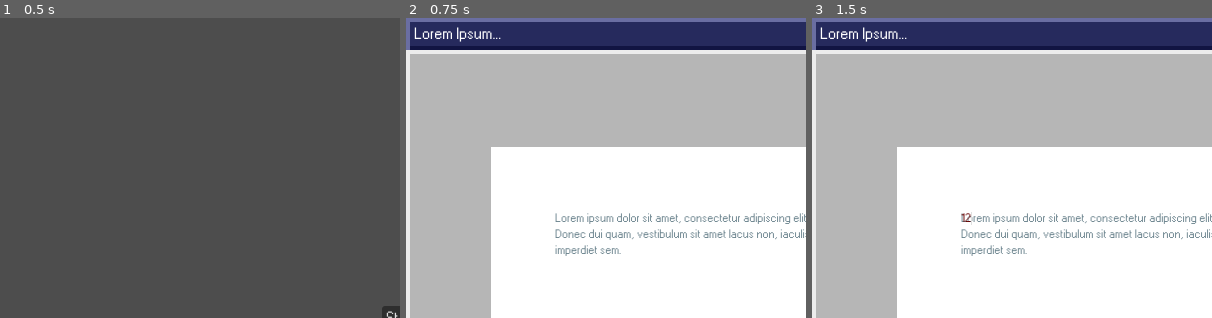
Above: before the commit, frames 1-3 (left to right).
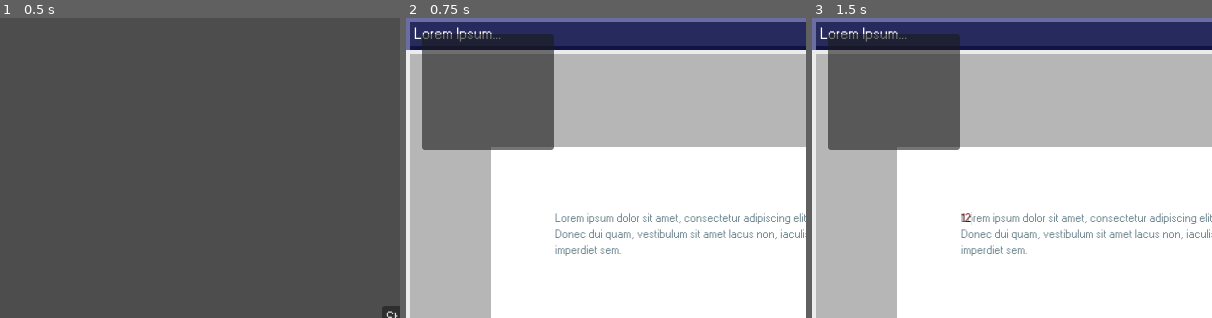
Above: after the commit, the same moments.

Repository: Deeeeelan/gmtk-game-jam-2026
Game: Godot game, scene res://scenes/title_screen.tscn
The game is run twice, just before and just after one commit, with the same random seed, the same clock (stepped at 60 frames per second) and the same inputs. The engine's default icon, where the game draws it, is replaced by a stand-in: a white triangle on a blue panel in a dark square.
Inputs (mouse positions are % of the whole screen's width and height, from its top left):
- Up to frame 1 (0.5 s): no input
- Up to frame 2 (0.75 s): click "Start" at 0.5 s
- Up to frame 3 (1.5 s): click (36, 51) at 1.27 s; type "12" at 1.35 s
The pictures show only the part of the screen within x 0-50%, y 0-50%; the shares and areas given below are measured in that part.

Frame 1 is identical in both runs. In frame 2, 12% of the frame differs, in the area x 4-37%, y 5-44%; in frame 3, 12%.

Commit message:
Limit resolution

Diff:
--- a/project.godot
+++ b/project.godot
@@ -23,8 +23,7 @@
 
 window/size/viewport_width=800
 window/size/viewport_height=600
-window/stretch/mode="canvas_items"
-window/stretch/aspect="expand"
+window/stretch/mode="viewport"
 
 [editor_plugins]
 
--- a/scenes/game.tscn
+++ b/scenes/game.tscn
@@ -5,6 +5,7 @@
 [ext_resource type="Texture2D" uid="uid://bmf64qaw1ftmg" path="res://assets/images/icon.svg" id="2_yqjtg"]
 [ext_resource type="Texture2D" uid="uid://cmn27ifrauvil" path="res://assets/images/app_icons/word.png" id="4_gee14"]
 [ext_resource type="PackedScene" uid="uid://dxs7j6fe6vjl8" path="res://assets/nodes/minigame_window.tscn" id="5_p57ef"]
+[ext_resource type="Script" uid="uid://l6w2cbmm7hic" path="res://scripts/minigames/open_minigame.gd" id="5_u5sy4"]
 [ext_resource type="PackedScene" uid="uid://bm3c1sofck16" path="res://assets/minigames/mg_word.tscn" id="6_p57ef"]
 
 [node name="Game" type="Node" unique_id=101121047]
@@ -64,35 +65,42 @@
 anchor_bottom = 0.3
 grow_horizontal = 2
 grow_vertical = 2
+mouse_filter = 2
 alignment = 1
 
 [node name="MarginContainer" type="MarginContainer" parent="CanvasLayer/Control/Transition/HBoxContainer" unique_id=218899467]
 layout_mode = 2
+mouse_filter = 2
 theme_override_constants/margin_left = 8
 theme_override_constants/margin_right = 8
 
 [node name="Life" type="TextureRect" parent="CanvasLayer/Control/Transition/HBoxContainer/MarginContainer" unique_id=1250852732]
 layout_mode = 2
+mouse_filter = 2
 texture = ExtResource("2_yqjtg")
 stretch_mode = 5
 
 [node name="MarginContainer2" type="MarginContainer" parent="CanvasLayer/Control/Transition/HBoxContainer" unique_id=1235823027]
 layout_mode = 2
+mouse_filter = 2
 theme_override_constants/margin_left = 8
 theme_override_constants/margin_right = 8
 
 [node name="Life" type="TextureRect" parent="CanvasLayer/Control/Transition/HBoxContainer/MarginContainer2" unique_id=1807586557]
 layout_mode = 2
+mouse_filter = 2
 texture = ExtResource("2_yqjtg")
 stretch_mode = 5
 
 [node name="MarginContainer3" type="MarginContainer" parent="CanvasLayer/Control/Transition/HBoxContainer" unique_id=219707825]
 layout_mode = 2
+mouse_filter = 2
 theme_override_constants/margin_left = 8
 theme_override_constants/margin_right = 8
 
 [node name="Life" type="TextureRect" parent="CanvasLayer/Control/Transition/HBoxContainer/MarginContainer3" unique_id=991656882]
 layout_mode = 2
+mouse_filter = 2
 texture = ExtResource("2_yqjtg")
 stretch_mode = 5
 
@@ -136,7 +144,7 @@
 theme_override_constants/margin_right = 8
 theme_override_constants/margin_bottom = 8
 
-[node name="Life" type="TextureRect" parent="CanvasLayer/Control/DesktopApps/MarginContainer/AppList/App/List/MarginContainer" unique_id=1192499370]
+[node name="Icon" type="TextureRect" parent="CanvasLayer/Control/DesktopApps/MarginContainer/AppList/App/List/MarginContainer" unique_id=1192499370]
 layout_mode = 2
 mouse_filter = 2
 texture = ExtResource("4_gee14")
@@ -151,10 +159,13 @@
 autowrap_mode = 2
 
 [node name="Button" type="Button" parent="CanvasLayer/Control/DesktopApps/MarginContainer/AppList/App" unique_id=1747971174]
-visible = false
 z_index = 1
 layout_mode = 2
+mouse_filter = 1
 mouse_behavior_recursive = 1
+script = ExtResource("5_u5sy4")
+game_path = "res://assets/minigames/mg_word.tscn"
+game_name = "Word"
 
 [node name="Windows" type="Control" parent="CanvasLayer/Control" unique_id=846701356]
 layout_mode = 1
